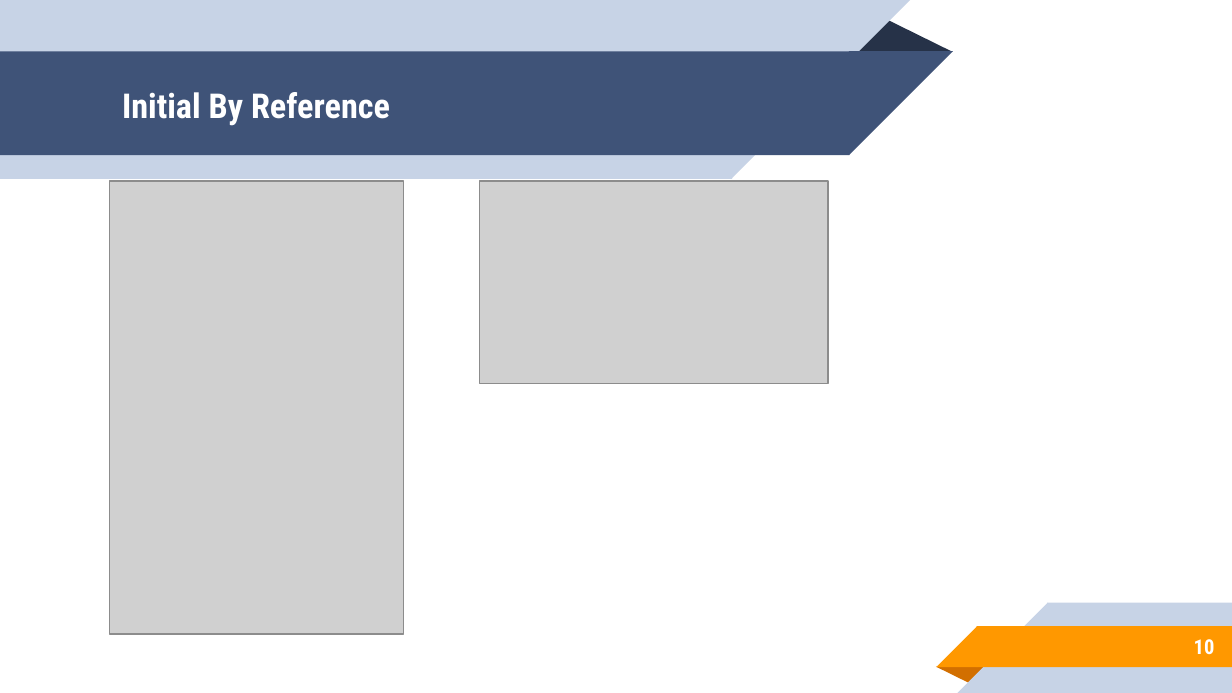
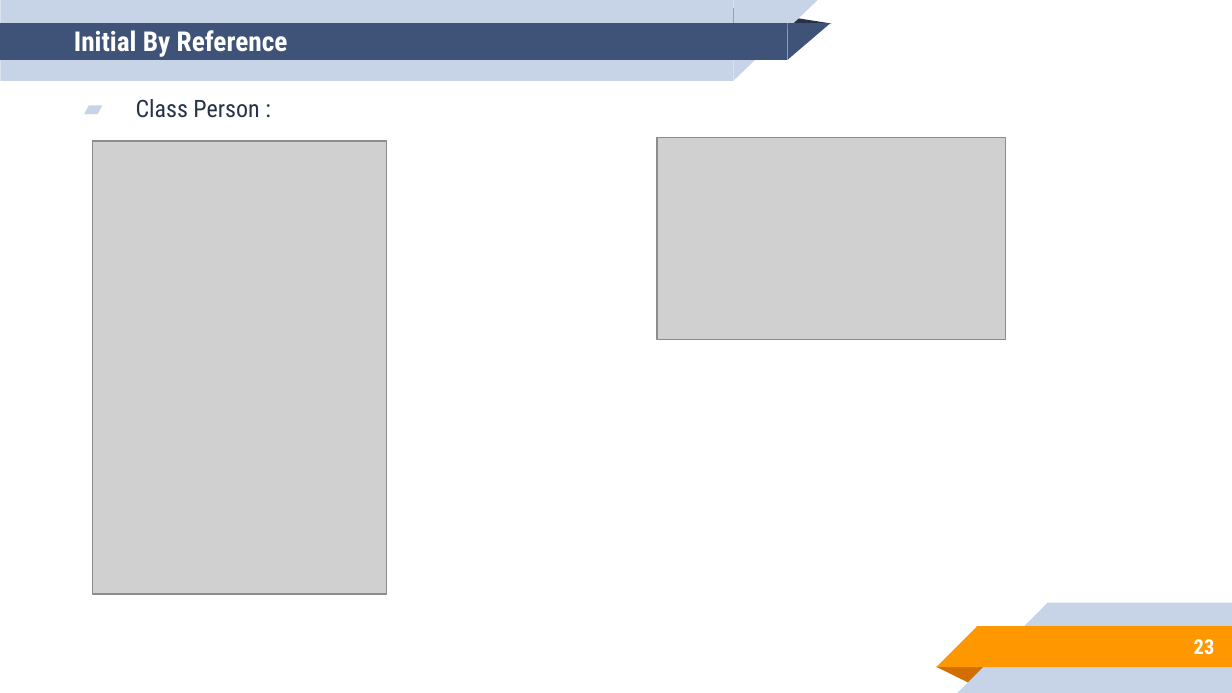
Before and after one commit to aronipurwanto/materi-xa, a slide deck: slide 23 of java/java-logic/Slide-Java-Logic-05.pptx (slide 10 before the commit). Drawn at 1232x693 pixels with LibreOffice and Linux fonts; fonts in the diff are those of the drawing; grey boxes stand for pictures. Boxes give left, top, right and bottom in pixels: in the first picture for what was removed or moved away, otherwise in the second. Text is boxed around its words. In the diff, an @@ line names an element or a change of style, - is before the commit and + after.

```diff
--- a/java/java-logic/Slide-Java-Logic-05.pptx
+++ b/java/java-logic/Slide-Java-Logic-05.pptx
@@ rectangle: place and size @@
-rectangle at (0, 0, 732, 179)
+rectangle at (0, 0, 733, 81)
@@ rectangle: place and size @@
-rectangle at (0, 52, 849, 155)
+rectangle at (0, 23, 788, 60)
@@ title "Initial By Reference": place and size @@
-title "Initial By Reference" at (122, 92, 390, 126)
+title "Initial By Reference" at (74, 30, 288, 57)
@@ title "Initial By Reference" at (74, 30, 288, 57): size 20 to 16 pt @@
@@ triangle: place and size @@
-triangle at (848, 17, 952, 52)
+triangle at (683, 7, 832, 23)
@@ right triangle: place and size @@
-right triangle at (732, 0, 910, 179)
+right triangle at (733, 0, 818, 81)
@@ right triangle: place and size @@
-right triangle at (849, 52, 952, 155)
+right triangle at (787, 23, 830, 60)
@@ text added at (136, 99, 259, 118), 14 pt, text #263248 @@
+▰ Class Person :
@@ picture: place and size @@
-picture at (110, 181, 404, 634)
+picture at (92, 142, 387, 595)
@@ picture: place and size @@
-picture at (479, 181, 828, 383)
+picture at (657, 138, 1005, 340)
@@ page number at (1194, 639, 1215, 655): text changed @@
-10
+23
```
Also in this commit, not shown: 11 other slides changed, 13 slides added, 12 other files.
